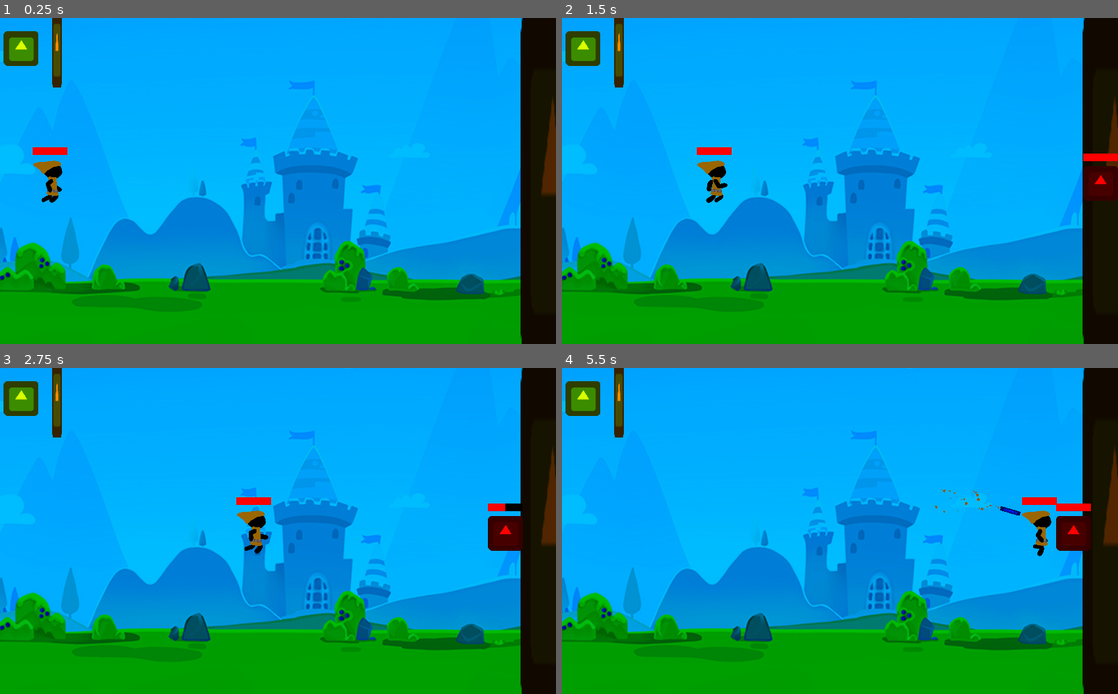
Above: before the commit, frames 1-4 (two rows, left to right).
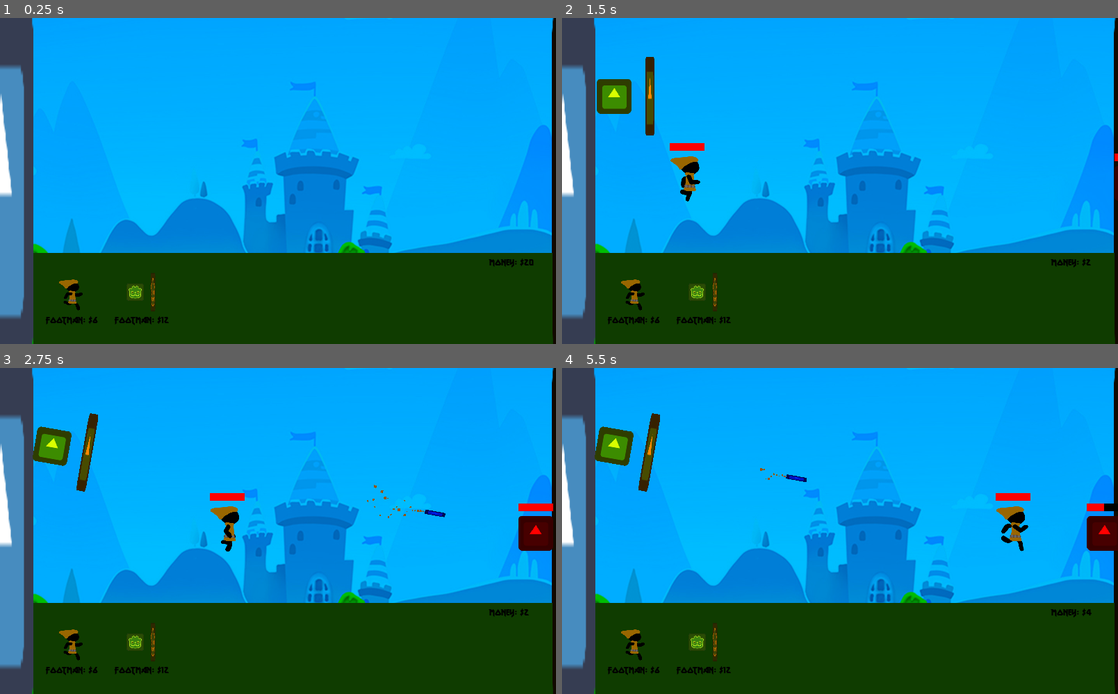
Above: after the commit, the same moments.

Repository: Blackout4344/Castle-Defense
Game: Godot game, scene res://Scenes/Main.tscn
Same seed, same stepped clock (60 frames per second), same inputs: the game is played once before the commit and once after it. The engine's default icon, where the game draws it, is replaced by a stand-in: a white triangle on a blue panel in a dark square.
Inputs (mouse positions are in pixels of both pictures, inside the frame that each line leads up to):
- Up to frame 1 (0.25 s): no input
- Up to frame 2 (1.5 s): click (634, 301) at 0.5 s, where only the run after the commit has a clickable "Footman: $6"; click (701, 291) at 1.25 s, where only the run after the commit has a clickable "Footman: $12"
- Up to frame 3 (2.75 s): click (72, 651) at 2 s, where only the run after the commit has a clickable "Footman: $6"
- Up to frame 4 (5.5 s): click (701, 641) at 2.75 s, where only the run after the commit has a clickable "Footman: $12"; click (634, 651) at 3.5 s, where only the run after the commit has a clickable "Footman: $6"; click (701, 641) at 4.25 s, where only the run after the commit has a clickable "Footman: $12"

The runs differ from the first frame. In frame 1, 38% of the frame differs, in the area x 0-100%, y 0-100%; in frame 2, 40%; in frame 3, 41%; in frame 4, 41%.

Commit message:
Upgrades
Added Upgrades and player base

Diff:
--- a/CastleDefense/Scenes/Footman.tscn
+++ b/CastleDefense/Scenes/Footman.tscn
@@ -66,7 +66,7 @@
 position = Vector2( -1, 6 )
 scale = Vector2( 0.222917, 0.222917 )
 frames = SubResource( 2 )
-frame = 17
+frame = 18
 playing = true
 
 [node name="Collision" type="CollisionShape2D" parent="."]
--- a/CastleDefense/Scenes/Main.tscn
+++ b/CastleDefense/Scenes/Main.tscn
@@ -1,9 +1,8 @@
-[gd_scene load_steps=5 format=2]
+[gd_scene load_steps=4 format=2]
 
-[ext_resource path="res://Scenes/Archer.tscn" type="PackedScene" id=1]
+[ext_resource path="res://Scenes/PlayerBase.tscn" type="PackedScene" id=1]
 [ext_resource path="res://Sprites/castle.jpg" type="Texture" id=2]
 [ext_resource path="res://Scenes/EnemyBase.tscn" type="PackedScene" id=3]
-[ext_resource path="res://Scenes/Footman.tscn" type="PackedScene" id=4]
 
 [node name="Main" type="Node2D"]
 position = Vector2( 1, 0 )
@@ -15,19 +14,15 @@
 self_modulate = Color( 0, 0.741176, 1, 1 )
 anchor_right = 1.0
 anchor_bottom = 1.0
-margin_left = -2.0
-margin_top = -32.0
-margin_right = 1071.0
-margin_bottom = 610.0
+margin_top = -30.0
+margin_right = 1073.0
+margin_bottom = 612.0
 texture = ExtResource( 2 )
 expand = true
 stretch_mode = 7
 
-[node name="Footman" parent="." instance=ExtResource( 4 )]
-position = Vector2( 59, 312 )
+[node name="EnemyBase" parent="." instance=ExtResource( 3 )]
+position = Vector2( 1073, 304 )
 
-[node name="Archer" parent="." instance=ExtResource( 1 )]
-position = Vector2( 38, 56 )
-
-[node name="EnemyBase" parent="." instance=ExtResource( 3 )]
-position = Vector2( 1016, 304 )
+[node name="PlayerBase" parent="." instance=ExtResource( 1 )]
+position = Vector2( 0, 304 )
--- /dev/null
+++ b/CastleDefense/Scenes/PlayerBase.tscn
@@ -0,0 +1,99 @@
+[gd_scene load_steps=10 format=2]
+
+[ext_resource path="res://icon.png" type="Texture" id=1]
+[ext_resource path="res://Sprites/RunningFootman/RECOVER_Untitled-1_20221114239360001.png" type="Texture" id=2]
+[ext_resource path="res://Fonts/metal lord.otf" type="DynamicFontData" id=3]
+[ext_resource path="res://Sprites/imageedit_1_9222889343.png" type="Texture" id=4]
+[ext_resource path="res://Scripts/PlayerBase.gd" type="Script" id=5]
+
+[sub_resource type="StyleBoxFlat" id=1]
+bg_color = Color( 0.0588235, 0.235294, 0, 1 )
+
+[sub_resource type="DynamicFont" id=2]
+font_data = ExtResource( 3 )
+
+[sub_resource type="DynamicFont" id=3]
+font_data = ExtResource( 3 )
+
+[sub_resource type="DynamicFont" id=4]
+font_data = ExtResource( 3 )
+
+[node name="PlayerBase" type="Node2D"]
+position = Vector2( 1, 0 )
+script = ExtResource( 5 )
+
+[node name="Sprite" type="Sprite" parent="."]
+position = Vector2( 0, -5.72205e-06 )
+scale = Vector2( 1.875, 10.6875 )
+texture = ExtResource( 1 )
+
+[node name="FootmanLocation" type="Position2D" parent="."]
+position = Vector2( 95, 0 )
+
+[node name="ArcherLocation" type="Position2D" parent="."]
+position = Vector2( 95, -160 )
+
+[node name="Units" type="Panel" parent="."]
+margin_left = 60.0
+margin_top = 128.0
+margin_right = 1016.0
+margin_bottom = 342.0
+custom_styles/panel = SubResource( 1 )
+
+[node name="Footman" type="TextureButton" parent="Units"]
+margin_left = 16.0
+margin_top = 32.0
+margin_right = 128.0
+margin_bottom = 144.0
+focus_mode = 0
+enabled_focus_mode = 0
+texture_normal = ExtResource( 2 )
+texture_pressed = ExtResource( 2 )
+texture_hover = ExtResource( 2 )
+expand = true
+stretch_mode = 6
+
+[node name="PriceTag" type="Label" parent="Units/Footman"]
+margin_top = 80.0
+margin_right = 112.0
+margin_bottom = 104.0
+custom_colors/font_color = Color( 0, 0, 0, 1 )
+custom_fonts/font = SubResource( 2 )
+text = "Footman: $6"
+align = 1
+valign = 1
+
+[node name="Archer" type="TextureButton" parent="Units"]
+margin_left = 144.0
+margin_top = 32.0
+margin_right = 256.0
+margin_bottom = 112.0
+focus_mode = 0
+enabled_focus_mode = 0
+texture_normal = ExtResource( 4 )
+texture_pressed = ExtResource( 4 )
+texture_hover = ExtResource( 4 )
+expand = true
+stretch_mode = 5
+
+[node name="PriceTag" type="Label" parent="Units/Archer"]
+margin_top = 80.0
+margin_right = 112.0
+margin_bottom = 104.0
+custom_colors/font_color = Color( 0, 0, 0, 1 )
+custom_fonts/font = SubResource( 3 )
+text = "Footman: $12"
+align = 1
+valign = 1
+
+[node name="Money" type="Label" parent="Units"]
+margin_left = 840.0
+margin_top = 8.0
+margin_right = 960.0
+margin_bottom = 32.0
+custom_colors/font_color = Color( 0, 0, 0, 1 )
+custom_fonts/font = SubResource( 4 )
+text = "Money: $0"
+
+[connection signal="pressed" from="Units/Footman" to="." method="_on_Footman_pressed"]
+[connection signal="pressed" from="Units/Archer" to="." method="_on_Archer_pressed"]
--- a/CastleDefense/Scripts/Archer.gd
+++ b/CastleDefense/Scripts/Archer.gd
@@ -18,6 +18,7 @@
 
 func _on_AttackCooldown_timeout():
     if (target != null):
+        look_at(target.global_position);
         var new_arrow : KinematicBody2D = ArrowScene.instance();
         get_parent().add_child(new_arrow);
         new_arrow.global_position = $Sprite/Bow.global_position;
--- a/CastleDefense/Scripts/Enemy.gd
+++ b/CastleDefense/Scripts/Enemy.gd
@@ -12,6 +12,7 @@
 
 func _physics_process(delta):
     if (health <= 0):
+        Global.money += 2;
         queue_free();
     $HealthBar.value = health;
     move_and_slide(vel, Vector2.UP);
--- a/CastleDefense/Scripts/Footman.gd
+++ b/CastleDefense/Scripts/Footman.gd
@@ -26,4 +26,5 @@
 
 func _on_AttackCooldown_timeout():
     if (target != null):
+        look_at(target.global_position);
         target.health -= damage;
--- /dev/null
+++ b/CastleDefense/Scripts/Global.gd
@@ -0,0 +1,3 @@
+extends Node
+
+var money : float = 20;
--- /dev/null
+++ b/CastleDefense/Scripts/PlayerBase.gd
@@ -0,0 +1,21 @@
+extends Node2D
+
+var FootmanScene : PackedScene = preload("res://Scenes/Footman.tscn");
+var ArcherScene : PackedScene = preload("res://Scenes/Archer.tscn");
+
+func _process(delta):
+    $Units/Money.text = "Money: $" + str(Global.money)
+
+func _on_Footman_pressed():
+    if (Global.money >= 6):
+        Global.money -= 6;
+        var new_footman : KinematicBody2D = FootmanScene.instance();
+        new_footman.position = $FootmanLocation.position;
+        add_child(new_footman);
+
+func _on_Archer_pressed():
+    if (Global.money >= 12):
+        Global.money -= 12;
+        var new_archer : KinematicBody2D = ArcherScene.instance();
+        new_archer.position = $ArcherLocation.position;
+        add_child(new_archer);
--- a/CastleDefense/project.godot
+++ b/CastleDefense/project.godot
@@ -13,6 +13,10 @@
 config/name="CastleDefense"
 run/main_scene="res://Scenes/Main.tscn"
 config/icon="res://icon.png"
+
+[autoload]
+
+Global="*res://Scripts/Global.gd"
 
 [display]
 
Binary file added: CastleDefense/Fonts/metal lord.otf
Binary file added: CastleDefense/Sprites/imageedit_1_9222889343.png
Not shown, added: CastleDefense/Sprites/imageedit_1_9222889343.png.import
Binary file added: CastleDefense/Sprites/unnamed.png
Not shown, added: CastleDefense/Sprites/unnamed.png.import
Not shown, added: CastleDefense/Sprites/.DS_Store
Not shown, added: CastleDefense/Sprites/ArcherSpriteIconThing
